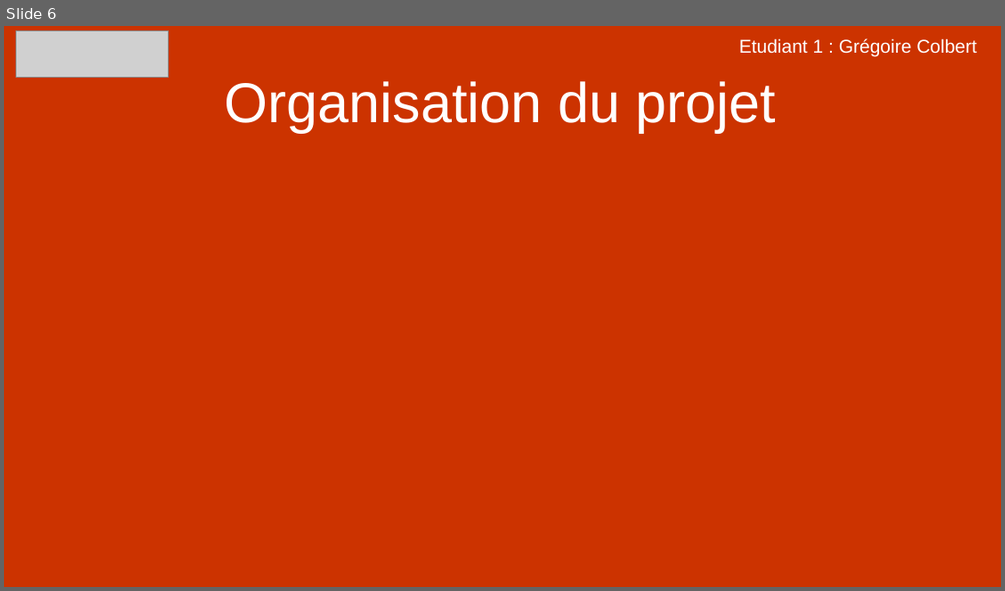
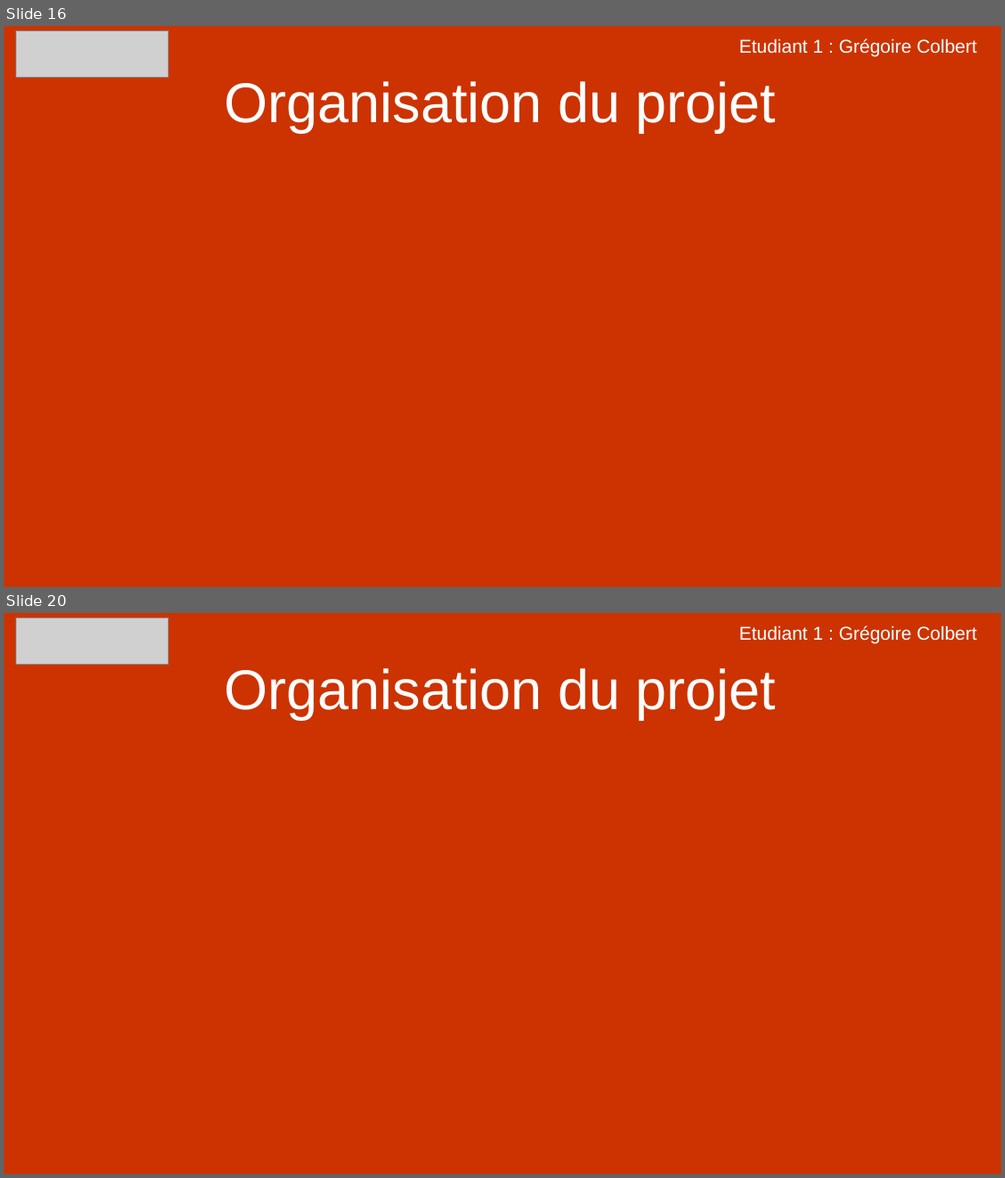
Before and after one commit to Colbert1/Projet_CrossLaPro, a slide deck: Ressources/Presentation_Projet_CrossLaPro_E1_Colbert.pptx. Shown one above the other, each under a label of ours: slide 6 before the commit, slides 16 and 20 after it; the slides between them are not shown. The pictures are 1005x591 and 1005x1178 pixels, drawn with LibreOffice and Linux fonts; fonts in the diff are those of the drawing; grey boxes stand for pictures. Boxes give left, top, right and bottom in pixels: in the first picture for what was removed or moved away, otherwise in the second. Text is boxed around its words. In the diff, an @@ line names an element or a change of style, - is before the commit and + after.

Commit message:
Ajout presentation revue 1 colbert

```diff
--- a/Ressources/Presentation_Projet_CrossLaPro_E1_Colbert.pptx
+++ b/Ressources/Presentation_Projet_CrossLaPro_E1_Colbert.pptx
@@ slide 20 added at (4,613,1001,1174), background #CC3300 @@
@@ picture added at (16,617,169,664) @@
@@ text added at (739,625,977,643), 18 pt, text #FFFFFF @@
+Etudiant 1 : Grégoire Colbert
@@ title added at (225,668,776,720), 54 pt, text #FFFFFF @@
+Organisation du projet
@@ what was slide 6 is now slide 16 @@
```
Also in this commit, not shown: 1 slide changed, 13 other slides added, 4 other files.
